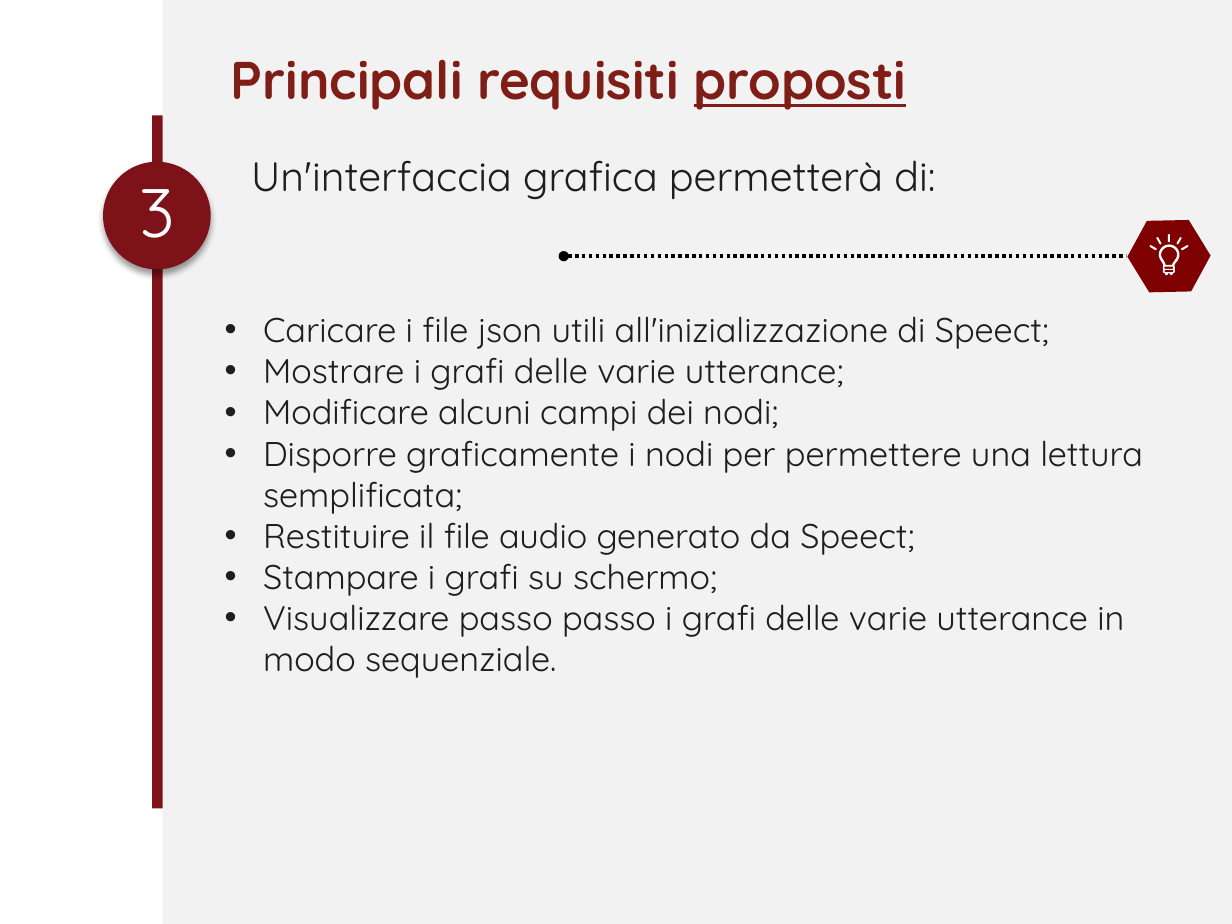
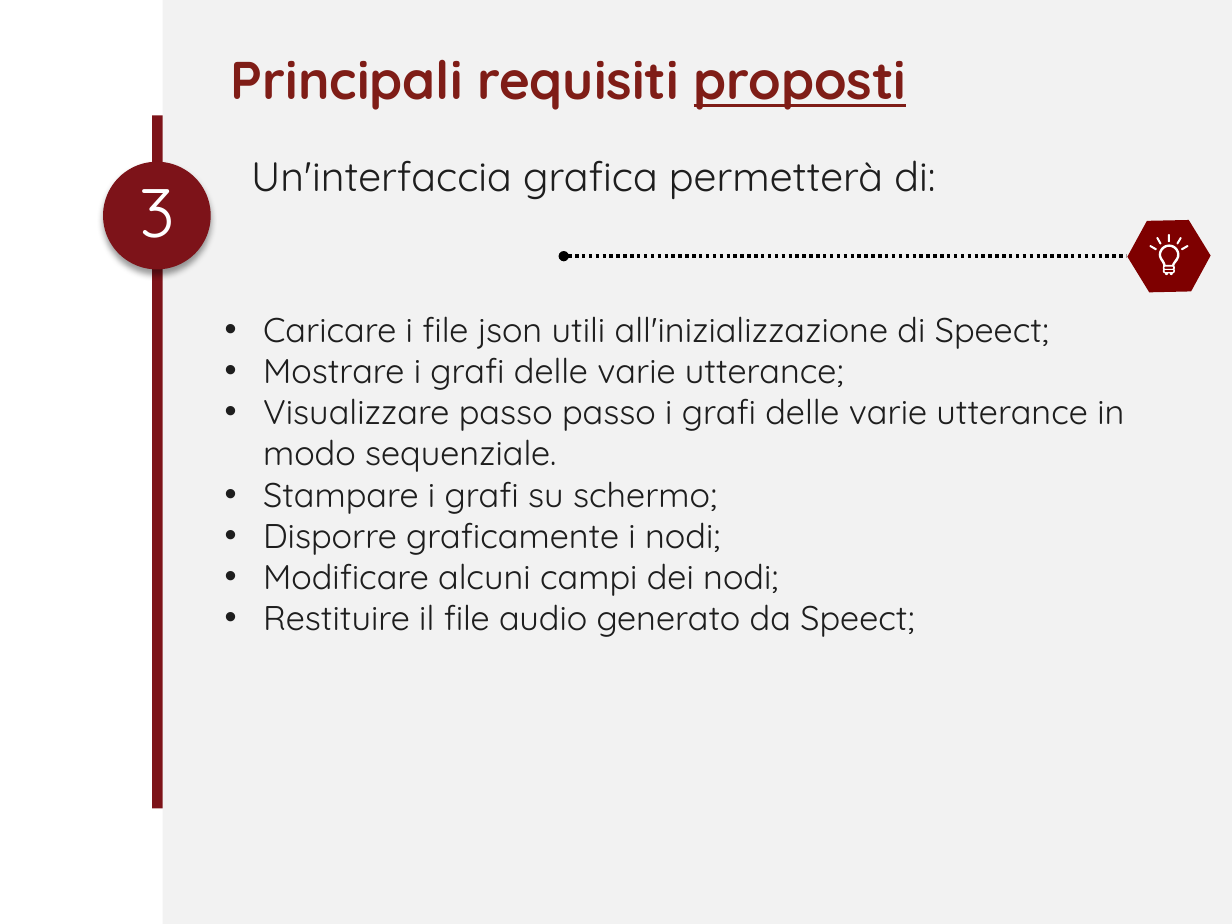
Before and after one commit to Italiaracerx/progettoSWE, a slide deck: slide 18 of Presentazione/Presentazione 26-01-2018.pptx. Drawn at 1232x924 pixels with LibreOffice and Linux fonts; fonts in the diff are those of the drawing; background and template pictures are left out. Boxes give left, top, right and bottom in pixels: in the first picture for what was removed or moved away, otherwise in the second. Text is boxed around its words. In the diff, an @@ line names an element or a change of style, - is before the commit and + after.

Commit message:
Edit Requisiti
modificato ordine dei requisiti in presentazione

```diff
--- a/Presentazione/Presentazione 26-01-2018.pptx
+++ b/Presentazione/Presentazione 26-01-2018.pptx
@@ text at [263, 389, 1124, 555]: paragraphs added @@
+• Visualizzare passo passo i grafi delle varie utterance in modo sequenziale.
+• Stampare i grafi su schermo;
+• Disporre graficamente i nodi;
@@ text at [263, 440, 1143, 514]: paragraph removed @@
-• Disporre graficamente i nodi per permettere una lettura semplificata;
@@ text at [263, 554, 1124, 678]: paragraphs removed @@
-• Stampare i grafi su schermo;
-• Visualizzare passo passo i grafi delle varie utterance in modo sequenziale.
```
